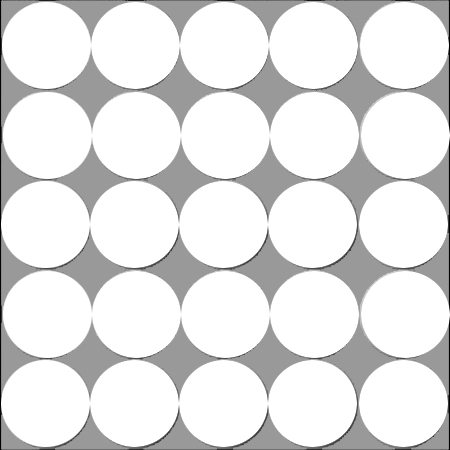
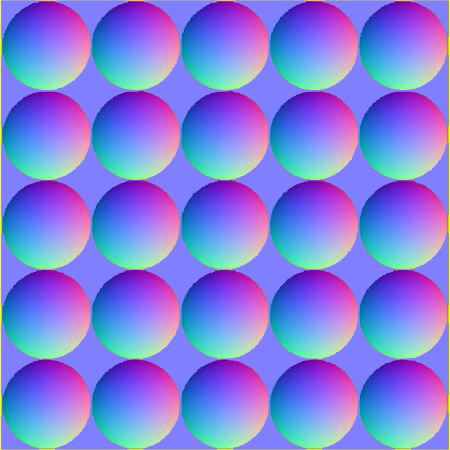
The second 450px x 450px image is a revision of the first. Changes to its layers:
moved "图层 9" into group "组 1" over box(1, 360, 448, 447)
moved "图层 8" into group "组 1" over box(3, 271, 450, 358)
moved "图层 7" into group "组 1" over box(1, 181, 448, 268)
moved "图层 6" into group "组 1" over box(3, 92, 450, 179)
moved "图层 5" into group "组 1" over box(2, 2, 449, 89)
